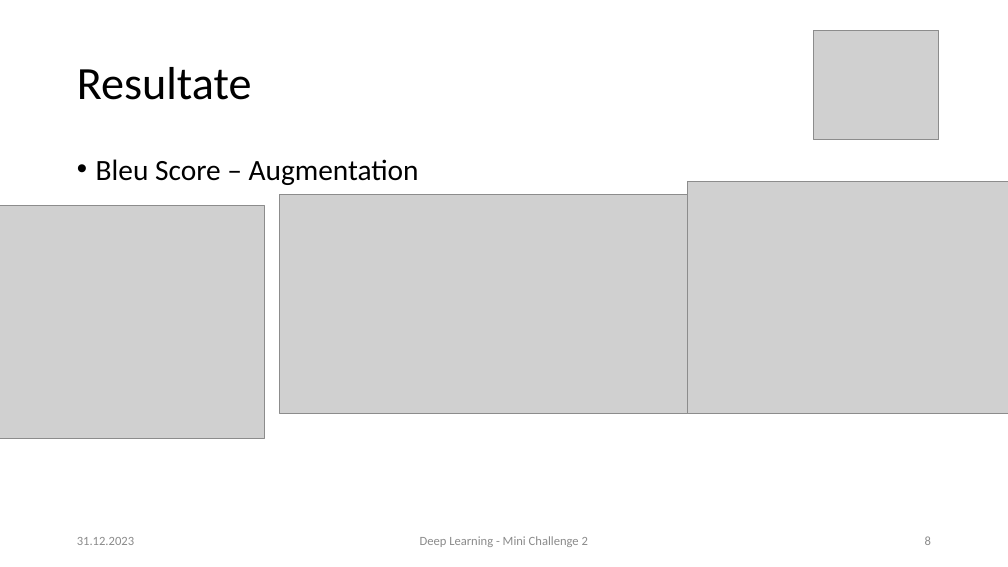
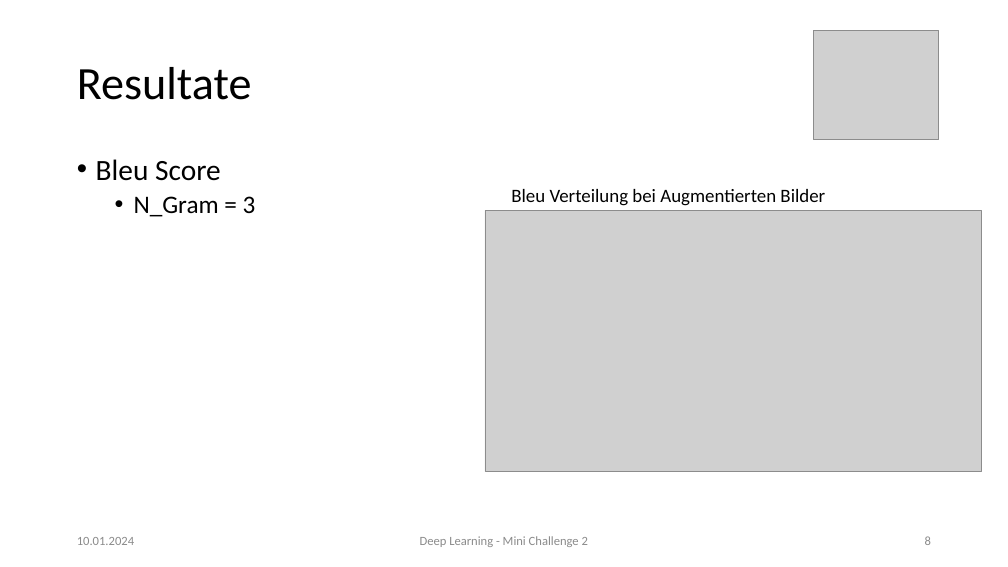
Before and after one commit to 7ben18/fhnw-del-Deep-Learning, a slide deck: slide 8 of del-Minichallenge-2/docs/del-mc2-präsi.pptx. Drawn at 1008x567 pixels with LibreOffice and Linux fonts; fonts in the diff are those of the drawing; grey boxes stand for pictures. Boxes give left, top, right and bottom in pixels: in the first picture for what was removed or moved away, otherwise in the second. Text is boxed around its words. In the diff, an @@ line names an element or a change of style, - is before the commit and + after.

```diff
--- a/del-Minichallenge-2/docs/del-mc2-präsi.pptx
+++ b/del-Minichallenge-2/docs/del-mc2-präsi.pptx
@@ text at (96,159,256,217): text changed @@
-• Bleu Score – Augmentation
+• Bleu Score
+  • N_Gram = 3
@@ picture removed at (0,206,265,439) @@
@@ picture removed at (280,194,688,414) @@
@@ text added at (511,189,825,206), 18 pt, text #000000 @@
+Bleu Verteilung bei Augmentierten Bilder
@@ picture: place and size @@
-picture at (687,181,1008,414)
+picture at (485,210,981,471)
@@ text at (77,537,134,545): text changed @@
-31.12.2023
+10.01.2024
```
Also in this commit, not shown: 9 other slides changed.
